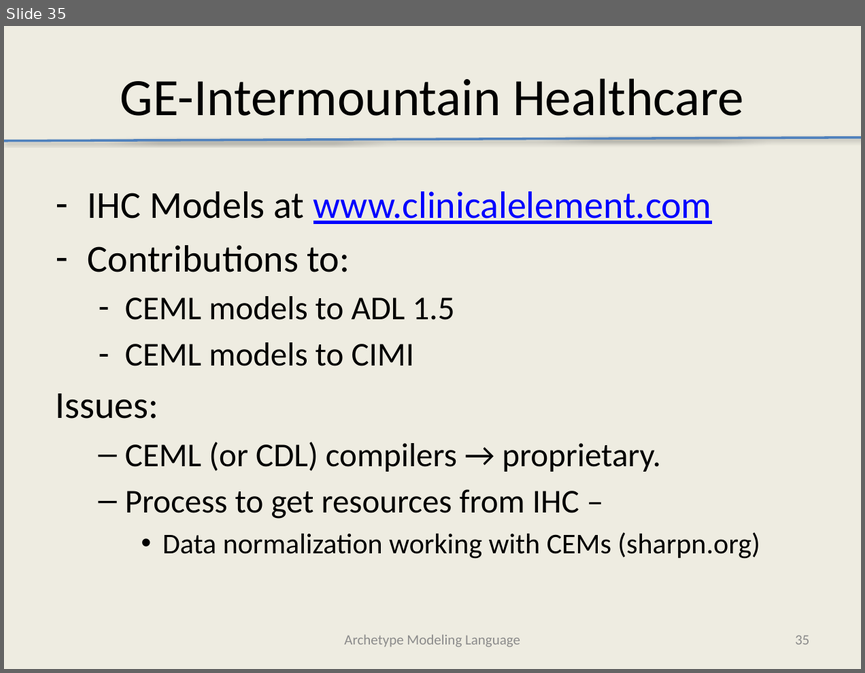
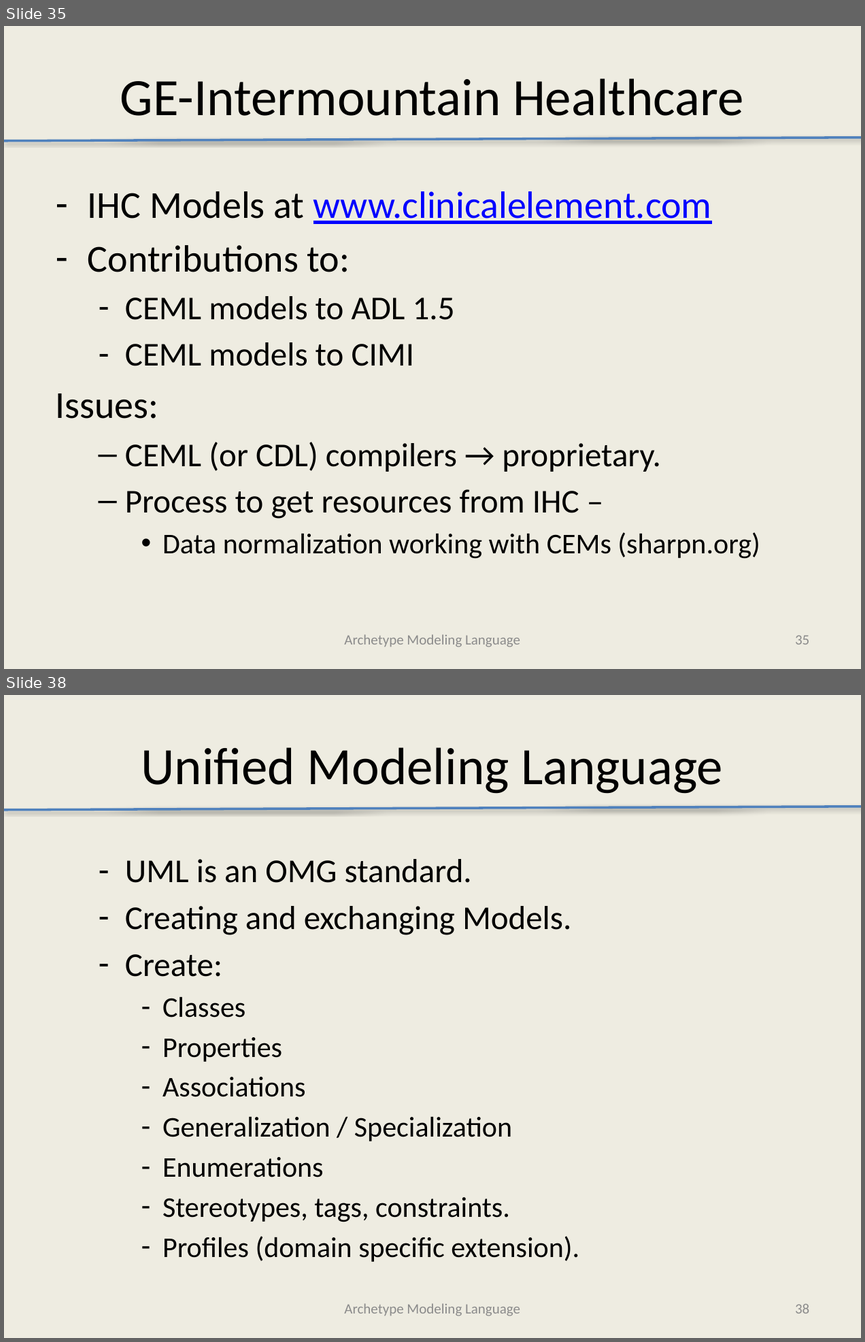
Before and after one commit to Avelanda/AMLTooling, a slide deck: docs/AMLTooling.pptx. Shown one above the other, each under a label of ours: slide 35 before the commit, slides 35 and 38 after it; the slides between them are not shown. The pictures are 865x673 and 865x1342 pixels, drawn with LibreOffice and Linux fonts; fonts in the diff are those of the drawing. Boxes give left, top, right and bottom in pixels: in the first picture for what was removed or moved away, otherwise in the second. Text is boxed around its words. In the diff, an @@ line names an element or a change of style, - is before the commit and + after.

```diff
--- a/docs/AMLTooling.pptx
+++ b/docs/AMLTooling.pptx
@@ slide 38 added at <box>4,695,861,1338</box>, background #EEECE1 @@
@@ title added at <box>141,747,723,794</box>, 44 pt, text #000000 @@
+Unified Modeling Language
@@ line added from (4, 810) to (861, 807), #4F81BD 2 pt @@
@@ text added at <box>125,859,579,1261</box>, 24 pt, text #000000 @@
+  – UML is an OMG standard.
+  – Creating and exchanging Models.
+  – Create:
+    – Classes
+    – Properties
+    – Associations
+    – Generalization / Specialization
+    – Enumerations
+    – Stereotypes, tags, constraints.
+    – Profiles (domain specific extension).
@@ text added at <box>344,1303,520,1316</box>, 12 pt, text #8C8C8C @@
+Archetype Modeling Language
@@ page number added at <box>795,1304,809,1313</box>, 12 pt, text #8C8C8C @@
+38
```
Also in this commit, not shown: 1 slide changed, 9 other slides added.
